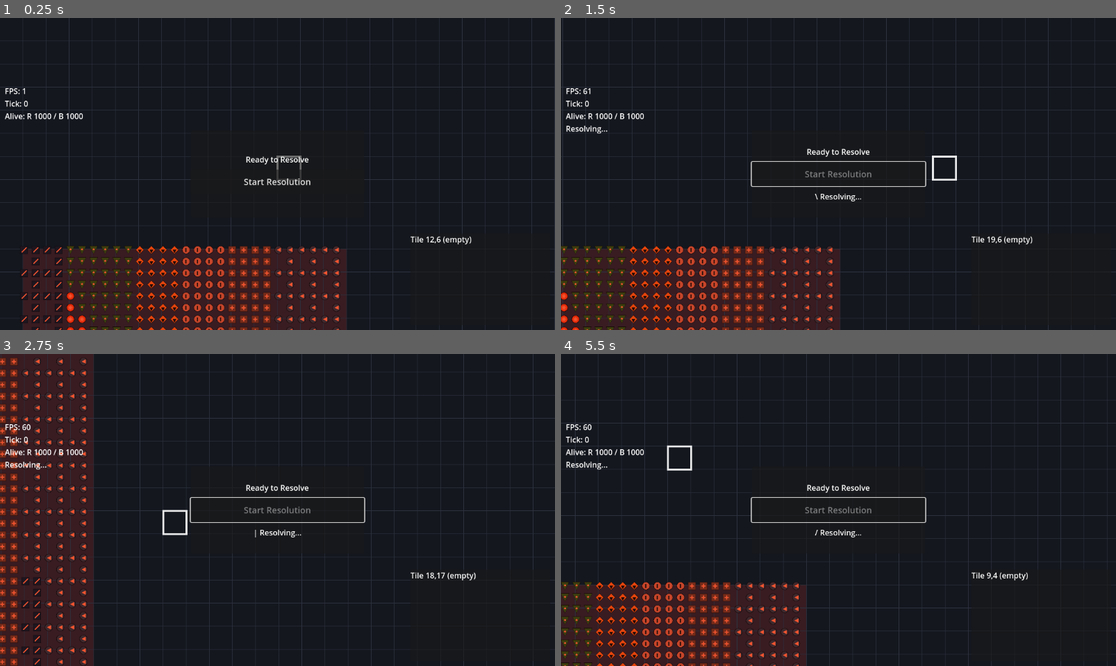
Above: before the commit, frames 1-4 (two rows, left to right).
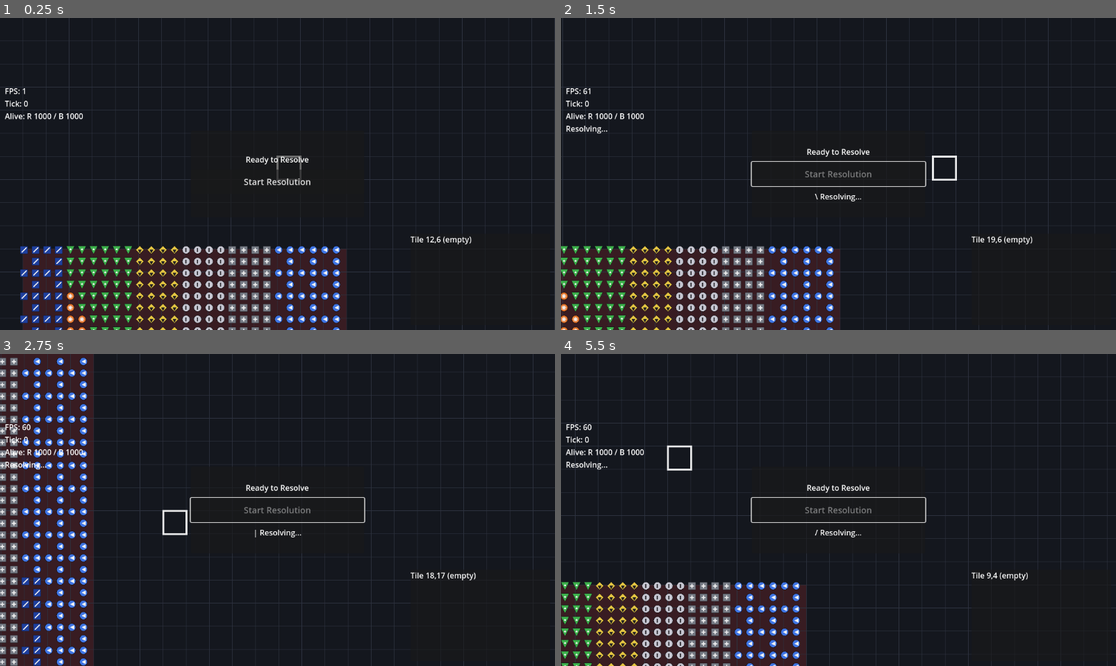
Above: after the commit, the same moments.

Repository: saykrikan-krap/battle-prototype-scale-test-godot
Game: Godot game, scene res://scenes/Main.tscn
Same seed, same stepped clock (60 frames per second), same inputs: the game is played once before the commit and once after it.
Inputs (mouse positions are in pixels of both pictures, inside the frame that each line leads up to):
- Up to frame 1 (0.25 s): no input
- Up to frame 2 (1.5 s): click "Start Resolution" at 0.5 s; tap Enter at 1.25 s; move the mouse to (960, 158) at 1.27 s; hold D from 1.28 s (still down); click (960, 158) at 1.42 s
- Up to frame 3 (2.75 s): tap Space at 1.52, 2.27 s; move the mouse to (166, 525) at 2.02 s; release D at 2.03 s; hold S from 2.03 s (still down)
- Up to frame 4 (5.5 s): move the mouse to (894, 441) at 2.77 s; release S at 2.78 s; hold D 2.78-3.53 s; move the mouse to (810, 572) at 3.52 s; hold W 3.53-4.28 s; click (810, 572) at 3.67 s; tap Space at 3.77, 4.52, 5.27 s; move the mouse to (1005, 556) at 4.27 s; hold A from 4.28 s (still down); move the mouse to (672, 463) at 5.02 s

The runs differ from the first frame. In frame 1, 5.1% of the frame differs, in the area x 3-62%, y 73-100%; in frame 2, 4.3%; in frame 3, 5.1%, in the area x 0-16%, y 1-100%; in frame 4, 3.8%.

Commit message:
Limit melee flash to single pulse

Diff:
--- a/replayer/battle_view.gd
+++ b/replayer/battle_view.gd
@@ -271,10 +271,10 @@
 		type_offsets[t] = idx + 1
 		var color = Color(1, 1, 1, 1)
 		if replayer.last_attack_tick.size() == unit_count:
-			var flash_age = (float(replayer.current_tick) + replayer.tick_alpha()) - float(replayer.last_attack_tick[id])
-			if flash_age >= 0.0 and flash_age <= 1.0:
-				var blink = fmod(flash_age * 4.0, 2.0) < 1.0
-				if blink:
+			var last_attack = replayer.last_attack_tick[id]
+			if last_attack >= 0:
+				var flash_age = (float(replayer.current_tick) + replayer.tick_alpha()) - float(last_attack)
+				if flash_age >= 0.0 and flash_age <= 0.5:
 					color = Color(1.0, 0.35, 0.2, 1.0)
 
 		var transform = Transform2D.IDENTITY
